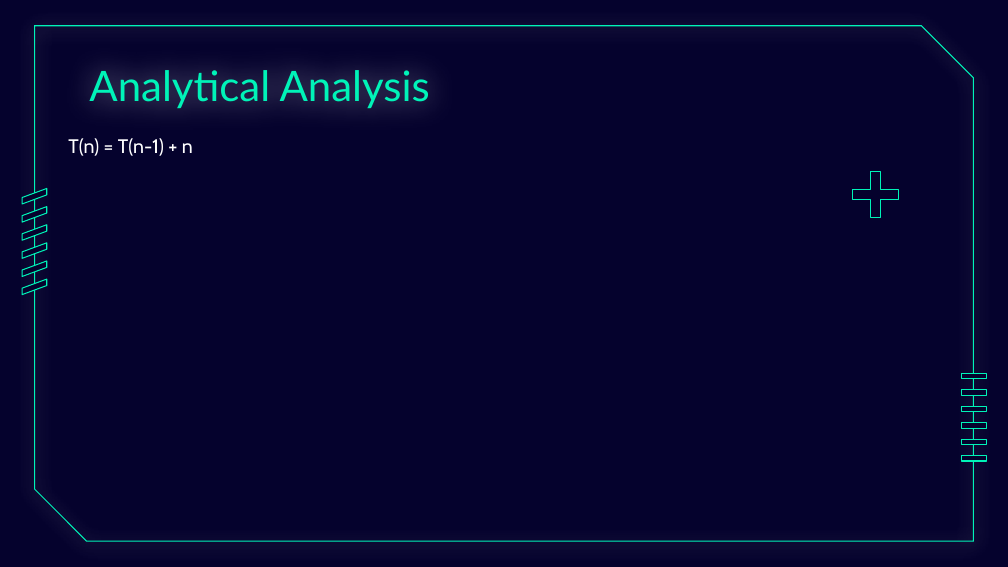
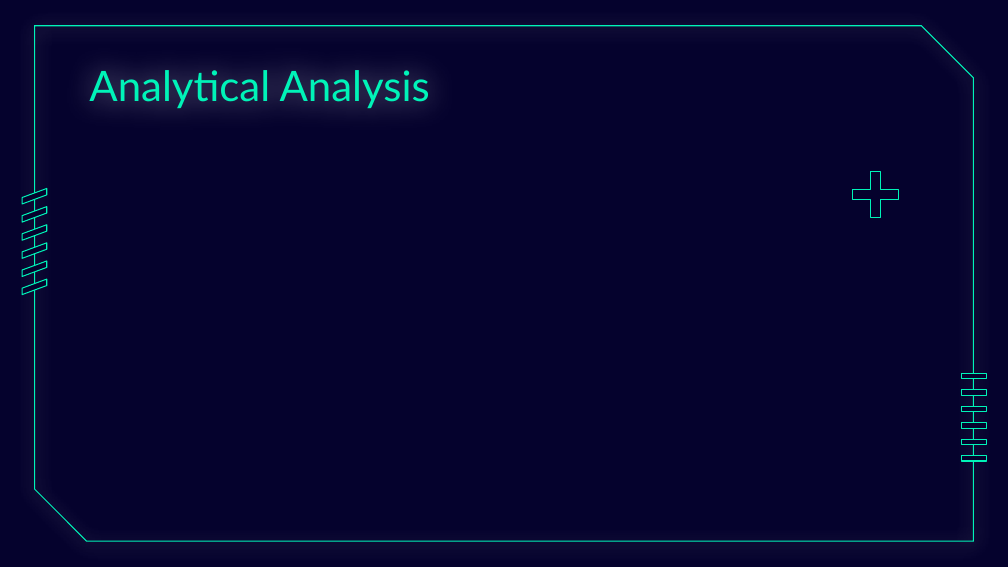
Before and after one commit to MohamedHussein811/Divide-and-Conquer, a slide deck: slide 7 of Divide And Conquer Explaination.pptx. Drawn at 1008x567 pixels with LibreOffice and Linux fonts; fonts in the diff are those of the drawing; grey boxes stand for pictures; background and template pictures are left out. Boxes give left, top, right and bottom in pixels: in the first picture for what was removed or moved away, otherwise in the second. Text is boxed around its words. In the diff, an @@ line names an element or a change of style, - is before the commit and + after.

```diff
--- a/Divide And Conquer Explaination.pptx
+++ b/Divide And Conquer Explaination.pptx
@@ subtitle removed at (68,138,193,156) @@
-T(n) = T(n-1) + n
```
Also in this commit, not shown: 3 other slides changed, 6 slides added, 6 slides removed.
